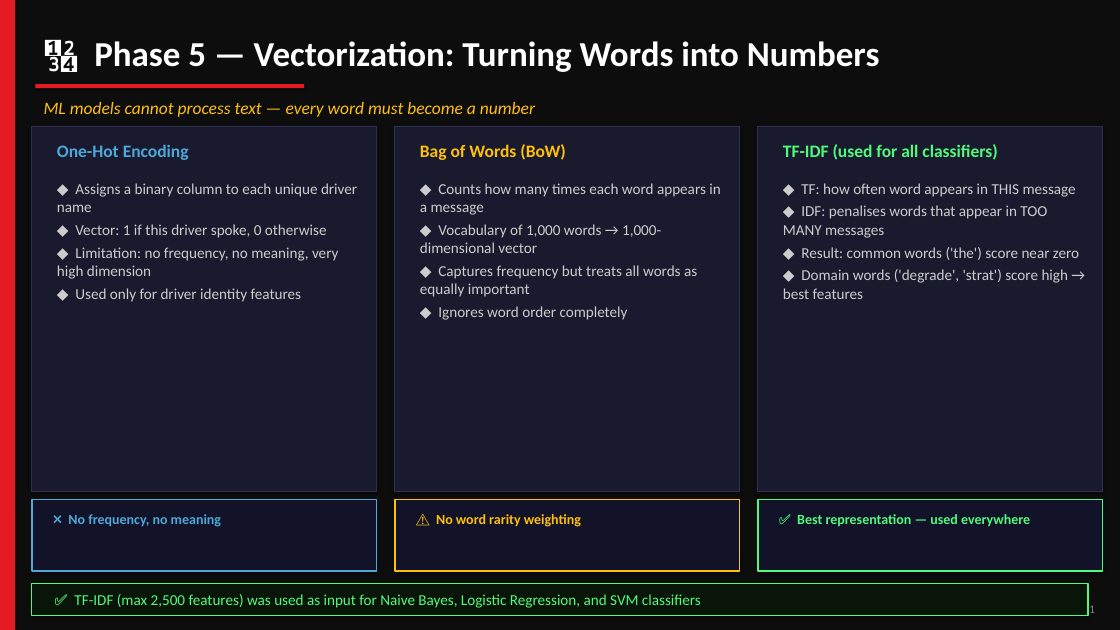
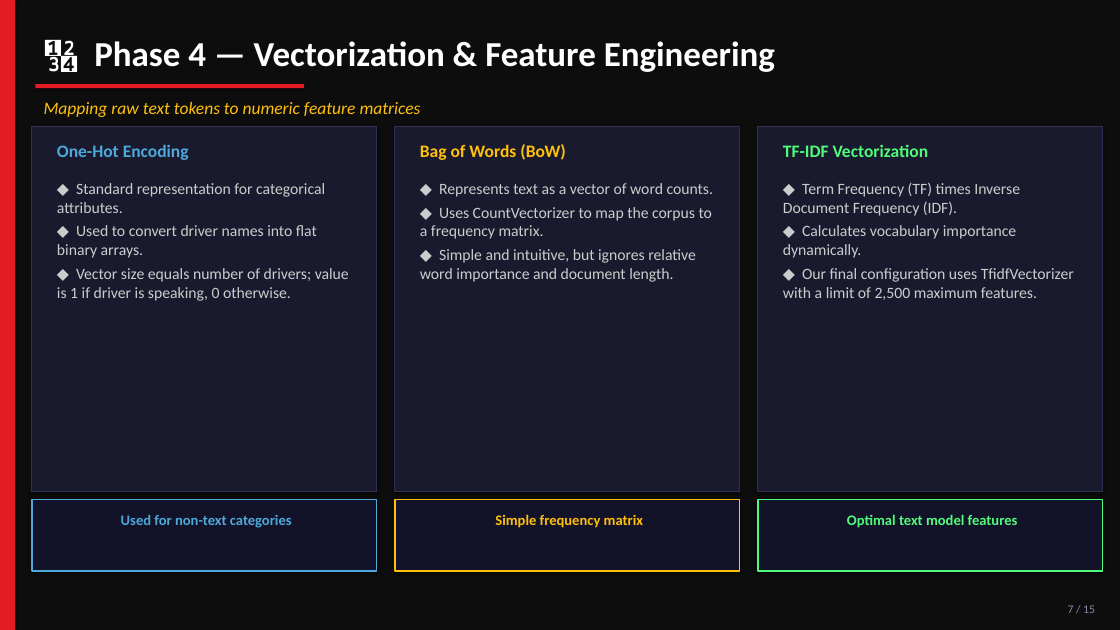
Before and after one commit to iamshashwatsingh/f1-nlp-analyzer, a slide deck: slide 7 of f1_nlp_presentation.pptx (slide 9 before the commit). Drawn at 1120x630 pixels with LibreOffice and Linux fonts; fonts in the diff are those of the drawing. Boxes give left, top, right and bottom in pixels: in the first picture for what was removed or moved away, otherwise in the second. Text is boxed around its words. In the diff, an @@ line names an element or a change of style, - is before the commit and + after.

Commit message:
project: restructure to 9 standard NLP topics, restore RAG, clean chatbot, verify and push

```diff
--- a/f1_nlp_presentation.pptx
+++ b/f1_nlp_presentation.pptx
@@ text at (94,41,775,72): text changed @@
-🔢 Phase 5 — Vectorization: Turning Words into Numbers
+🔢 Phase 4 — Vectorization & Feature Engineering
@@ text at (44,102,421,117): text changed @@
-ML models cannot process text — every word must become a number
+Mapping raw text tokens to numeric feature matrices
@@ text at (783,144,929,157): text changed @@
-TF-IDF (used for all classifiers)
+TF-IDF Vectorization
@@ text at (57,183,349,301): text changed; size 13 to 13.5 pt @@
-◆ Assigns a binary column to each unique driver name
-◆ Vector: 1 if this driver spoke, 0 otherwise
-◆ Limitation: no frequency, no meaning, very high dimension
-◆ Used only for driver identity features
+◆ Standard representation for categorical attributes.
+◆ Used to convert driver names into flat binary arrays.
+◆ Vector size equals number of drivers; value is 1 if driver is speaking, 0 otherwise.
@@ text at (420,183,713,282): text changed; size 13 to 13.5 pt @@
-◆ Counts how many times each word appears in a message
-◆ Vocabulary of 1,000 words → 1,000-dimensional vector
-◆ Captures frequency but treats all words as equally important
-◆ Ignores word order completely
+◆ Represents text as a vector of word counts.
+◆ Uses CountVectorizer to map the corpus to a frequency matrix.
+◆ Simple and intuitive, but ignores relative word importance and document length.
@@ text at (783,182,1074,300): text changed; size 13 to 13.5 pt @@
-◆ TF: how often word appears in THIS message
-◆ IDF: penalises words that appear in TOO MANY messages
-◆ Result: common words ('the') score near zero
-◆ Domain words ('degrade', 'strat') score high → best features
+◆ Term Frequency (TF) times Inverse Document Frequency (IDF).
+◆ Calculates vocabulary importance dynamically.
+◆ Our final configuration uses TfidfVectorizer with a limit of 2,500 maximum features.
@@ text at (121,514,292,528): text changed; size 12 to 12.5 pt @@
-❌ No frequency, no meaning
+Used for non-text categories
@@ text at (495,514,643,528): text changed; size 12 to 12.5 pt @@
-⚠️ No word rarity weighting
+Simple frequency matrix
@@ text at (847,514,1018,528): text changed; size 12 to 12.5 pt @@
-✅ Best representation — used everywhere
+Optimal text model features
@@ rectangle removed at (32,584,1088,616) @@
@@ text removed at (74,594,701,608) @@
-✅ TF-IDF (max 2,500 features) was used as input for Naive Bayes, Logistic Regression, and SVM classifiers
@@ text at (1068,605,1095,613): text changed @@
-9 / 21
+7 / 15
```
Also in this commit, not shown: 7 other slides changed, 7 slides added, 13 slides removed, 2 other files.
